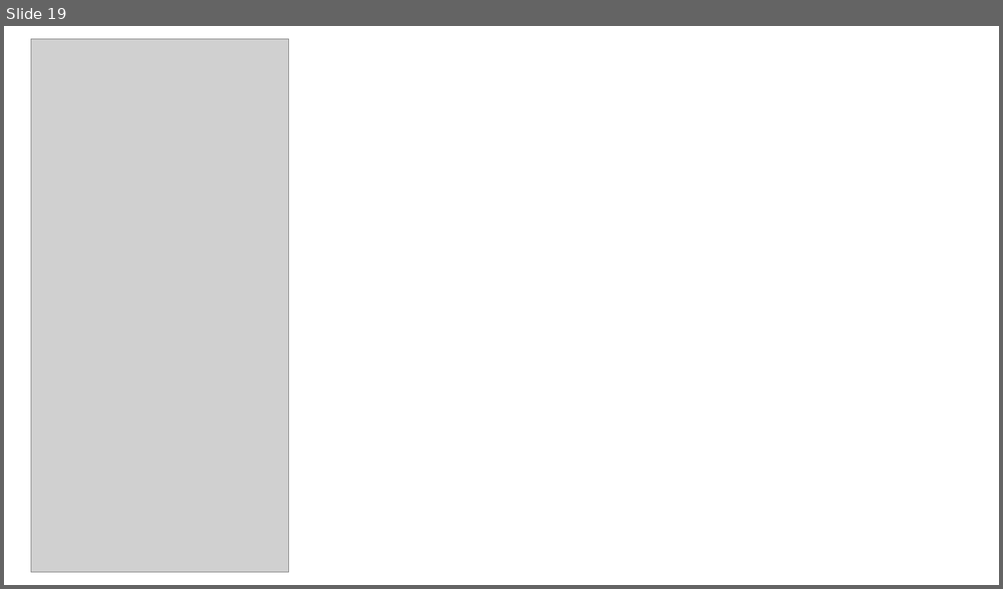
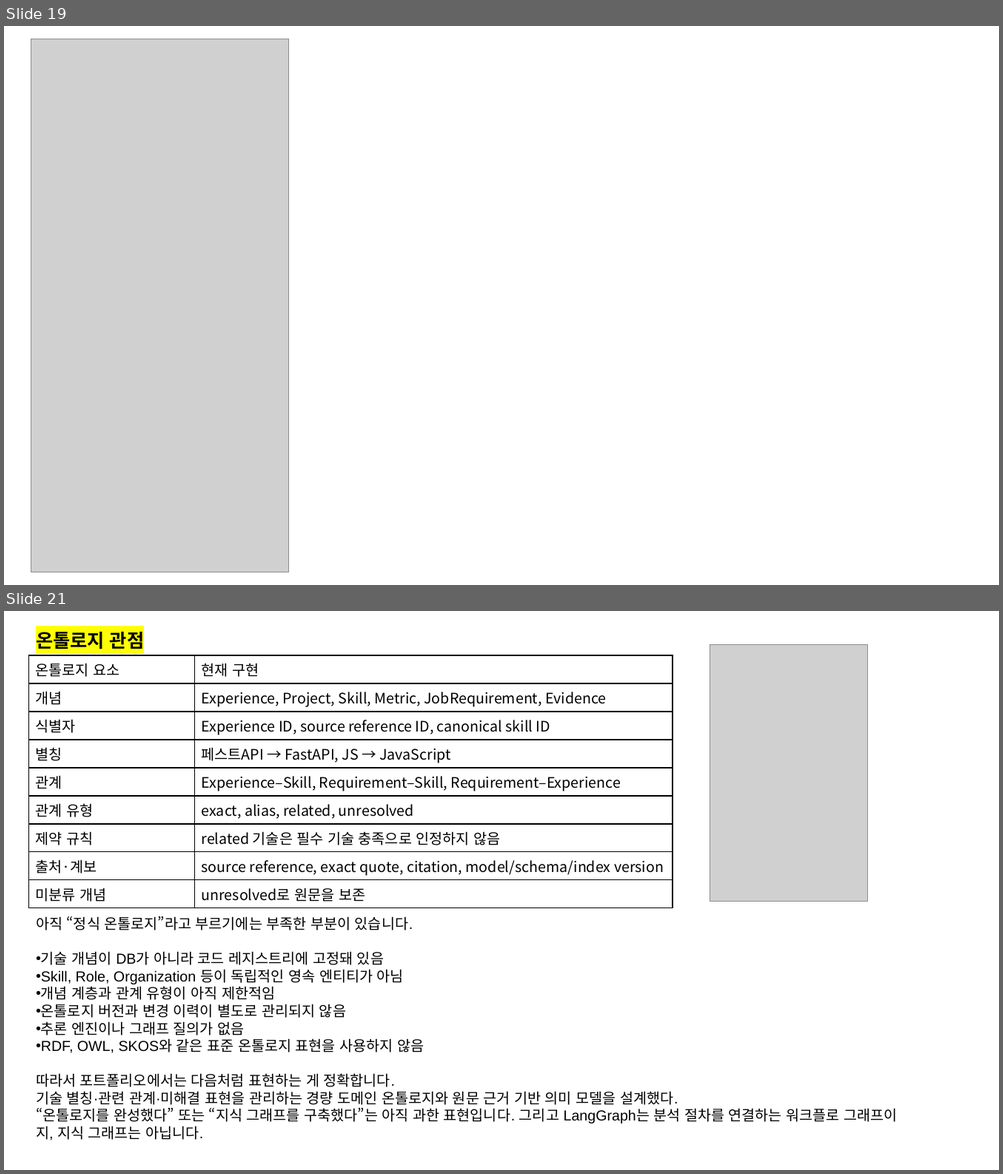
Before and after one commit to hamhj7694/CareerMemory_langchain_rag, a slide deck: 포트폴리오 및 기타 raw 자료/커리어 메모리 개선 및 고도화.pptx. Shown one above the other, each under a label of ours: slide 19 before the commit, slides 19 and 21 after it; the slides between them are not shown. The pictures are 1003x589 and 1003x1174 pixels, drawn with LibreOffice and Linux fonts; fonts in the diff are those of the drawing; grey boxes stand for pictures. Boxes give left, top, right and bottom in pixels: in the first picture for what was removed or moved away, otherwise in the second. Text is boxed around its words. In the diff, an @@ line names an element or a change of style, - is before the commit and + after.

Commit message:
코덱스용 작업 문서 변경

```diff
--- a/포트폴리오 및 기타 raw 자료/커리어 메모리 개선 및 고도화.pptx
+++ b/포트폴리오 및 기타 raw 자료/커리어 메모리 개선 및 고도화.pptx
@@ slide 21 added at <box>4,611,999,1170</box>, background #FFFFFF @@
@@ text added at <box>36,632,144,649</box>, 18 pt, text #000000, bold @@
+온톨로지 관점
@@ picture added at <box>710,644,868,901</box> @@
@@ table added at <box>28,655,672,905</box>, 9 rows, 2 columns @@
+온톨로지 요소 | 현재 구현
+개념 | Experience, Project, Skill, Metric, JobRequirement, Evidence
+식별자 | Experience ID, source reference ID, canonical skill ID
+별칭 | 페스트API → FastAPI, JS → JavaScript
+관계 | Experience–Skill, Requirement–Skill, Requirement–Experience
+관계 유형 | exact, alias, related, unresolved
+제약 규칙 | related 기술은 필수 기술 충족으로 인정하지 않음
+출처·계보 | source reference, exact quote, citation, model/schema/index version
+미분류 개념 | unresolved로 원문을 보존
@@ text added at <box>36,917,896,1141</box>, 14 pt, text #000000 @@
+아직 “정식 온톨로지”라고 부르기에는 부족한 부분이 있습니다.
+• 기술 개념이 DB가 아니라 코드 레지스트리에 고정돼 있음
+• Skill, Role, Organization 등이 독립적인 영속 엔티티가 아님
+• 개념 계층과 관계 유형이 아직 제한적임
+• 온톨로지 버전과 변경 이력이 별도로 관리되지 않음
+• 추론 엔진이나 그래프 질의가 없음
+• RDF, OWL, SKOS와 같은 표준 온톨로지 표현을 사용하지 않음
+따라서 포트폴리오에서는 다음처럼 표현하는 게 정확합니다.
+기술 별칭·관련 관계·미해결 표현을 관리하는 경량 도메인 온톨로지와 원문 근거 기반 의미 모델을 설계했다.
+“온톨로지를 완성했다” 또는 “지식 그래프를 구축했다”는 아직 과한 표현입니다. 그리고 LangGraph는 분석 절차를 연결하는 워크플로 그래프이지, 지식 그래프는 아닙니다.
```
Also in this commit, not shown: 6 other slides added, 21 other files.
